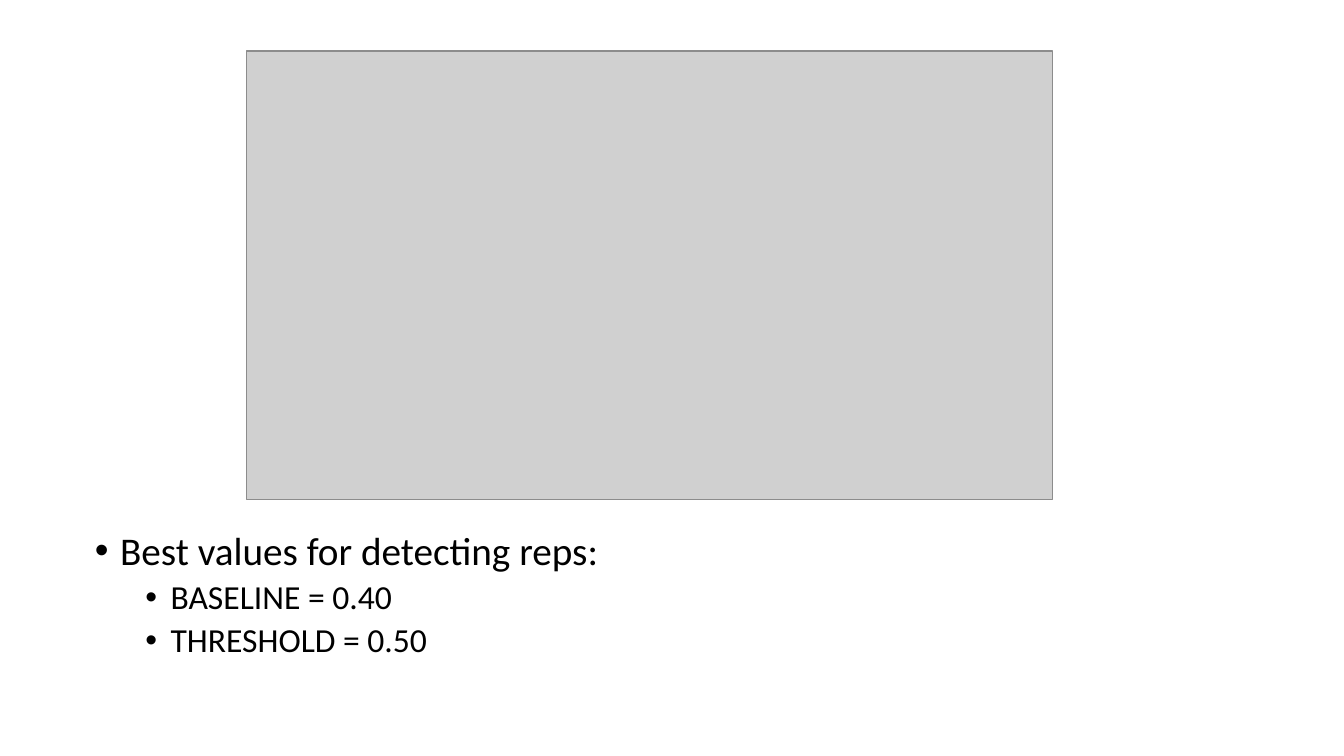
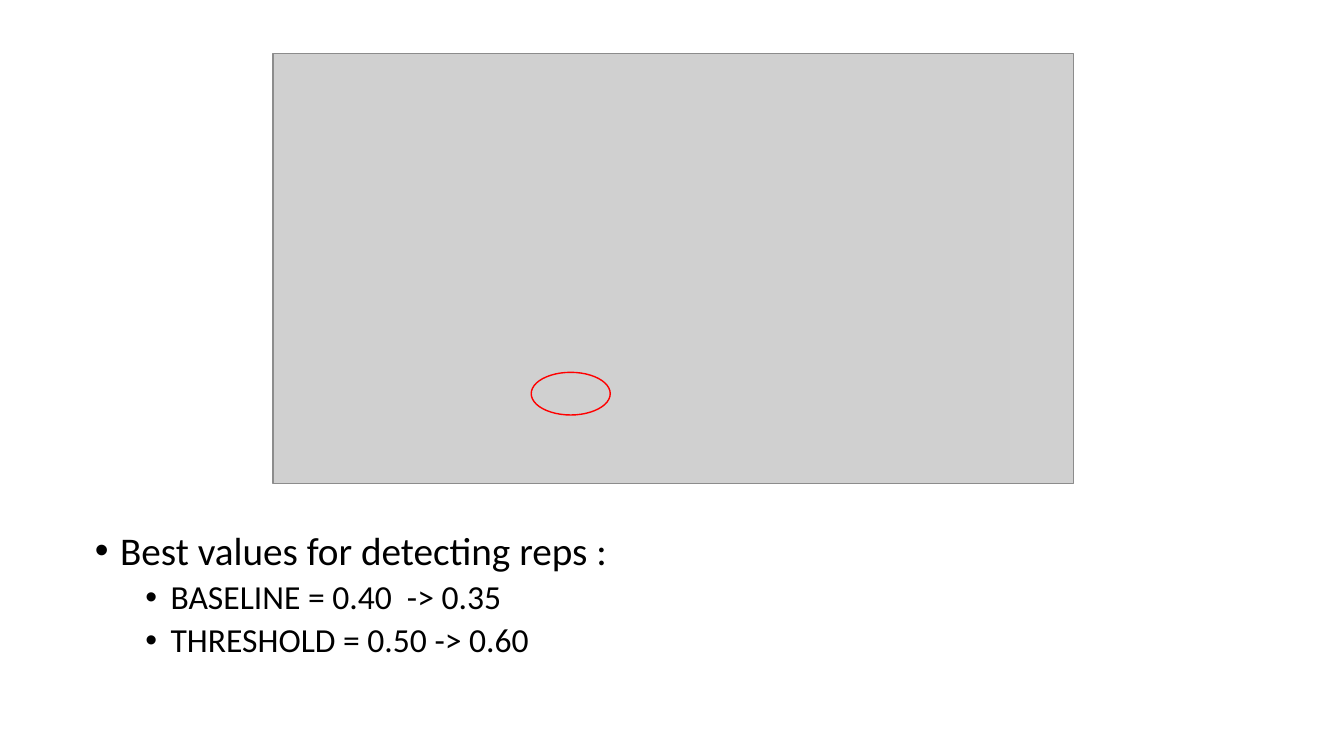
Before and after one commit to capstone411/SHAF, a slide deck: slide 2 of Capstone/Presentations/MATLAB_Analysis.pptx. Drawn at 1344x756 pixels with LibreOffice and Linux fonts; fonts in the diff are those of the drawing; grey boxes stand for pictures. Boxes give left, top, right and bottom in pixels: in the first picture for what was removed or moved away, otherwise in the second. Text is boxed around its words. In the diff, an @@ line names an element or a change of style, - is before the commit and + after.

```diff
--- a/Capstone/Presentations/MATLAB_Analysis.pptx
+++ b/Capstone/Presentations/MATLAB_Analysis.pptx
@@ picture: place and size @@
-picture at [247,51,1053,500]
+picture at [273,54,1074,484]
@@ ellipse added at [531,372,610,414], outline #FF0000 1 pt @@
@@ text at [120,537,587,653]: text changed; size 28 to 24 pt @@
-• Best values for detecting reps:
-  • BASELINE = 0.40
-  • THRESHOLD = 0.50
+• Best values for detecting reps :
+  • BASELINE = 0.40 -> 0.35
+  • THRESHOLD = 0.50 -> 0.60
```
Also in this commit, not shown: 2 other slides changed, 1 slide removed, 8 other files.
